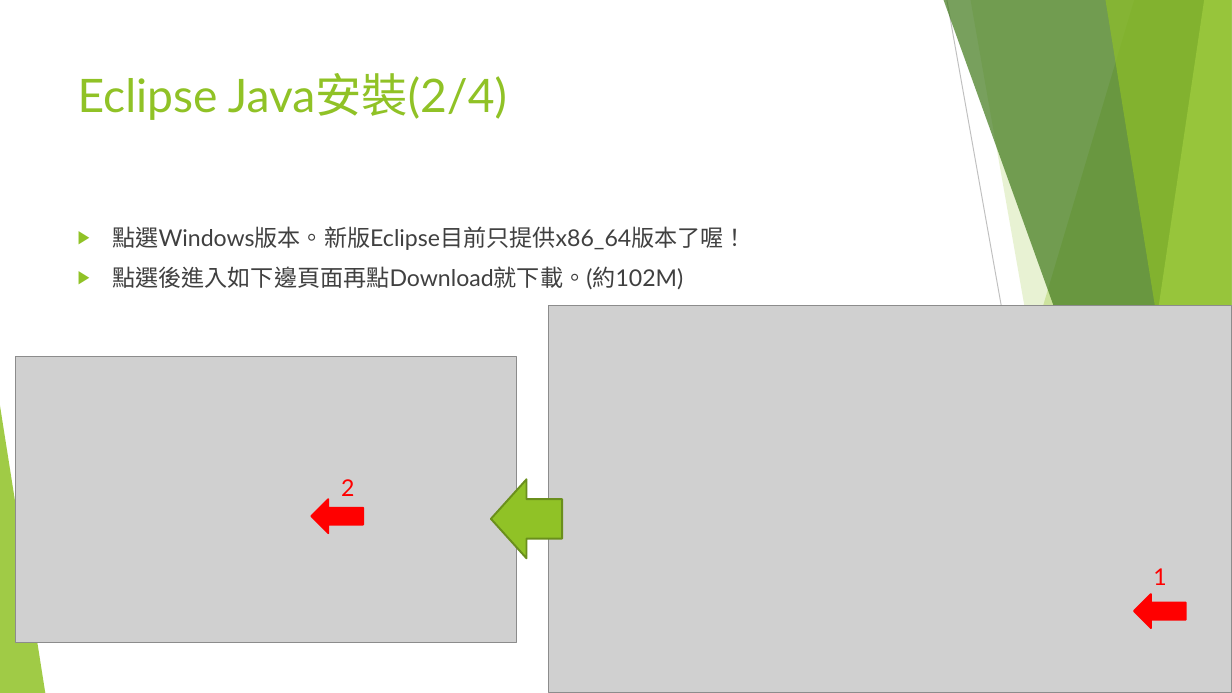
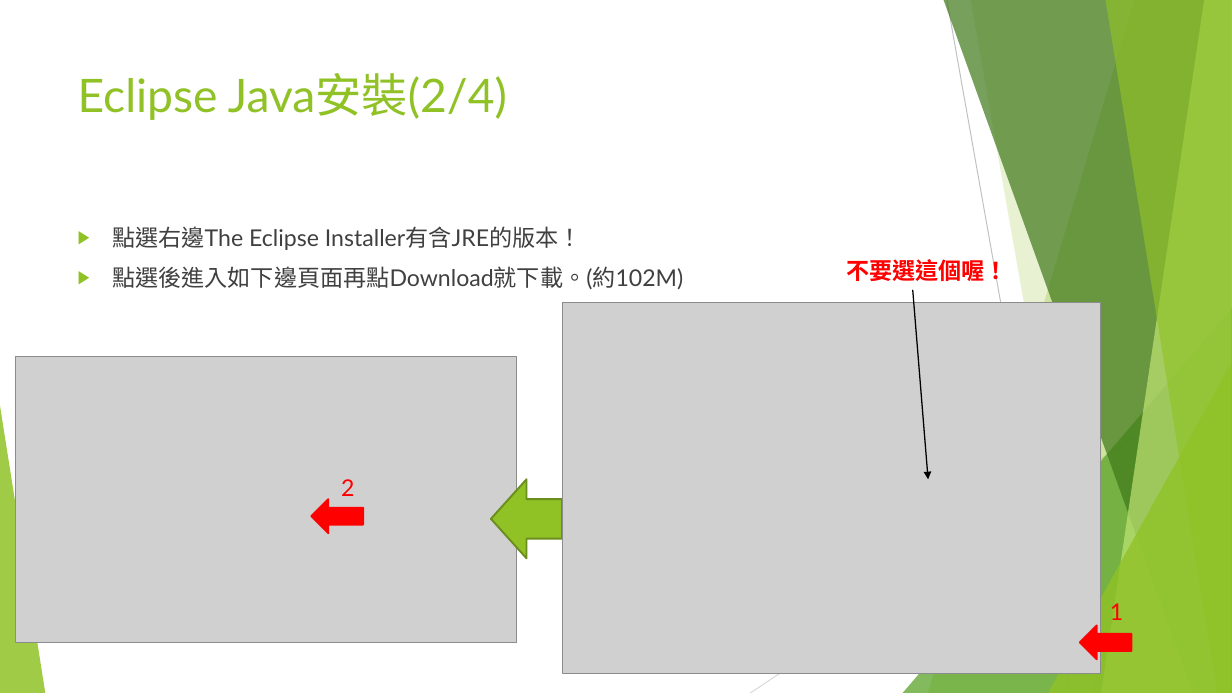
Before and after one commit to liulawsi/My_PPTs, a slide deck: slide 17 of LCC/Java/00b_Java開發環境建置.pptx (slide 20 before the commit). Drawn at 1232x693 pixels with LibreOffice and Linux fonts; fonts in the diff are those of the drawing; grey boxes stand for pictures; background and template pictures are left out. Boxes give left, top, right and bottom in pixels: in the first picture for what was removed or moved away, otherwise in the second. Text is boxed around its words. In the diff, an @@ line names an element or a change of style, - is before the commit and + after.

```diff
--- a/LCC/Java/00b_Java開發環境建置.pptx
+++ b/LCC/Java/00b_Java開發環境建置.pptx
@@ text at (x1=112, y1=226, x2=582, y2=250): text changed @@
-▶ 點選Windows版本。新版Eclipse目前只提供x86_64版本了喔！
+▶ 點選右邊The Eclipse Installer有含JRE的版本！
@@ text added at (x1=846, y1=255, x2=1008, y2=284), 18 pt, text #FF0000, bold @@
+不要選這個喔！
@@ arrow added from (913, 290) to (928, 480), #000000 1 pt @@
@@ picture resized from (x1=549, y1=306, x2=1232, y2=693) to (x1=562, y1=302, x2=1101, y2=674) @@
@@ text "1" moved from (x1=1153, y1=568, x2=1166, y2=585) to (x1=1110, y1=603, x2=1123, y2=620) @@
@@ right arrow moved from (x1=1134, y1=594, x2=1186, y2=628) to (x1=1080, y1=626, x2=1132, y2=660) @@
```
Also in this commit, not shown: 3 other slides changed, 3 slides added, 4 slides removed, 1 other file.
